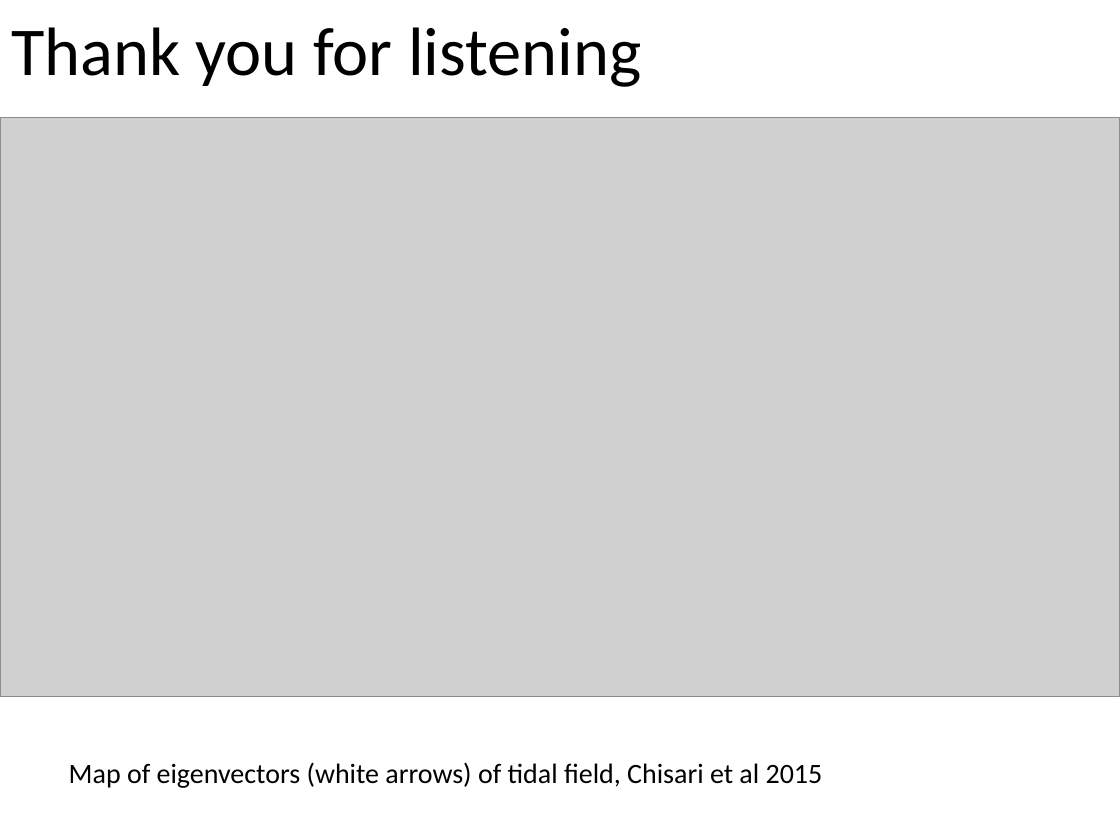
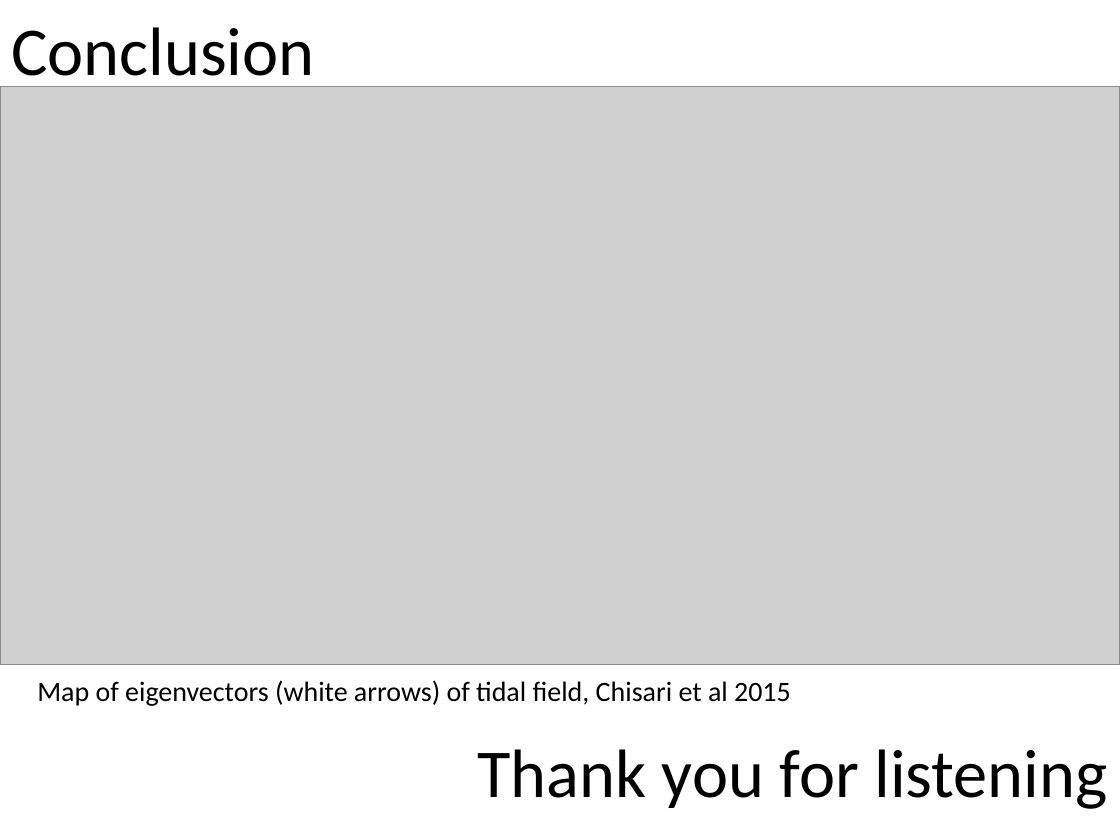
Before and after one commit to emilyhackett/icrar_report, a slide deck: slide 5 of PresentationSlides.pptx. Drawn at 1120x840 pixels with LibreOffice and Linux fonts; fonts in the diff are those of the drawing; grey boxes stand for pictures. Boxes give left, top, right and bottom in pixels: in the first picture for what was removed or moved away, otherwise in the second. Text is boxed around its words. In the diff, an @@ line names an element or a change of style, - is before the commit and + after.

Commit message:
Added conclusion section and talked about stellar halos and radio astronomy in report, updated slides

```diff
--- a/PresentationSlides.pptx
+++ b/PresentationSlides.pptx
@@ title at <box>11,27,314,91</box>: text changed @@
-Thank you for listening
+Conclusion
@@ picture: place and size @@
-picture at <box>0,118,1120,697</box>
+picture at <box>0,86,1120,665</box>
@@ text "Map of eigenvectors (white arrows) ...": place and size @@
-text "Map of eigenvectors (white arrows) ..." at <box>69,762,823,788</box>
+text "Map of eigenvectors (white arrows) ..." at <box>37,680,791,706</box>
@@ text added at <box>477,749,1107,809</box>, 44 pt, text #000000 @@
+Thank you for listening
```
Also in this commit, not shown: 1 other slide changed, 1 other file.
